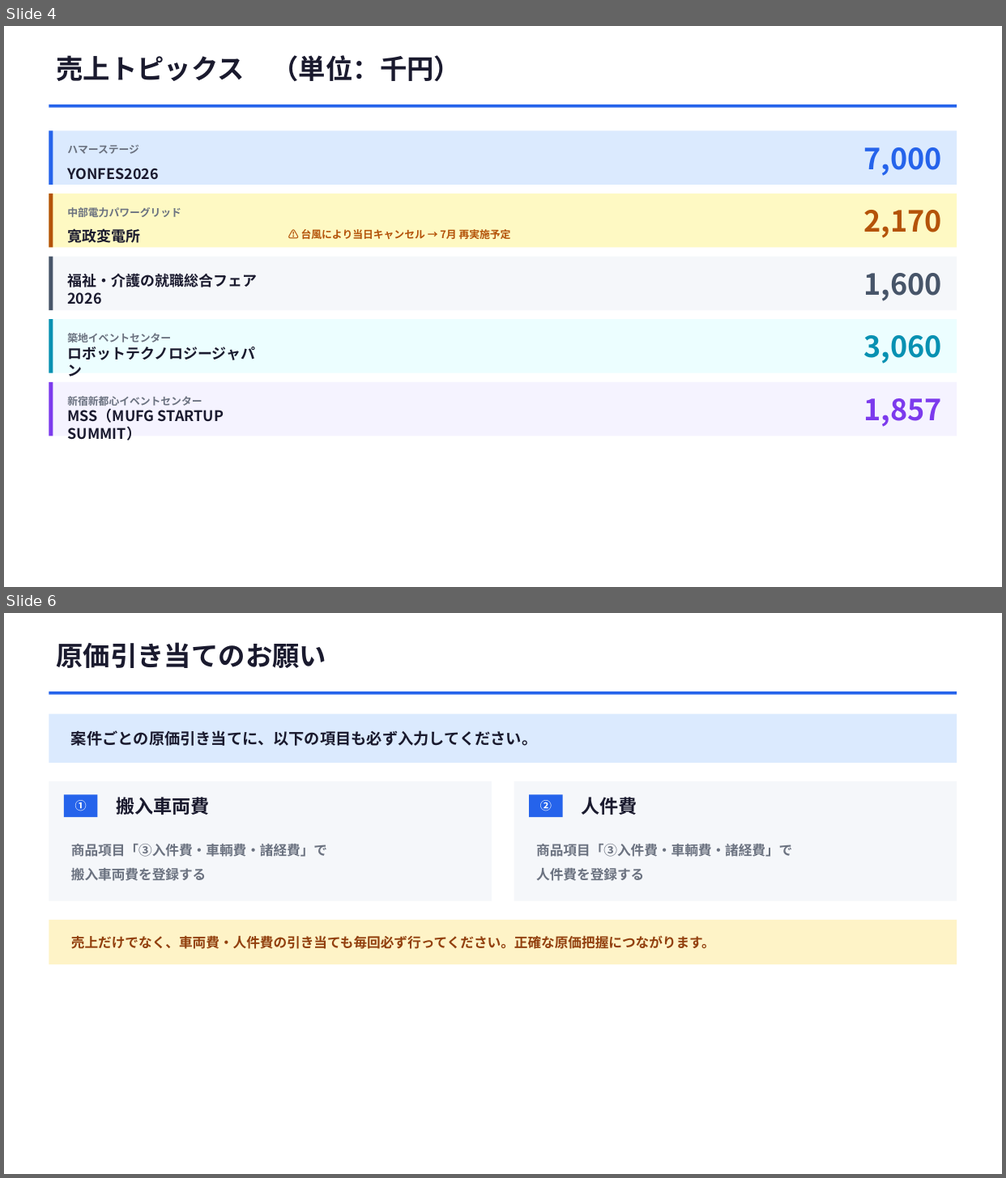
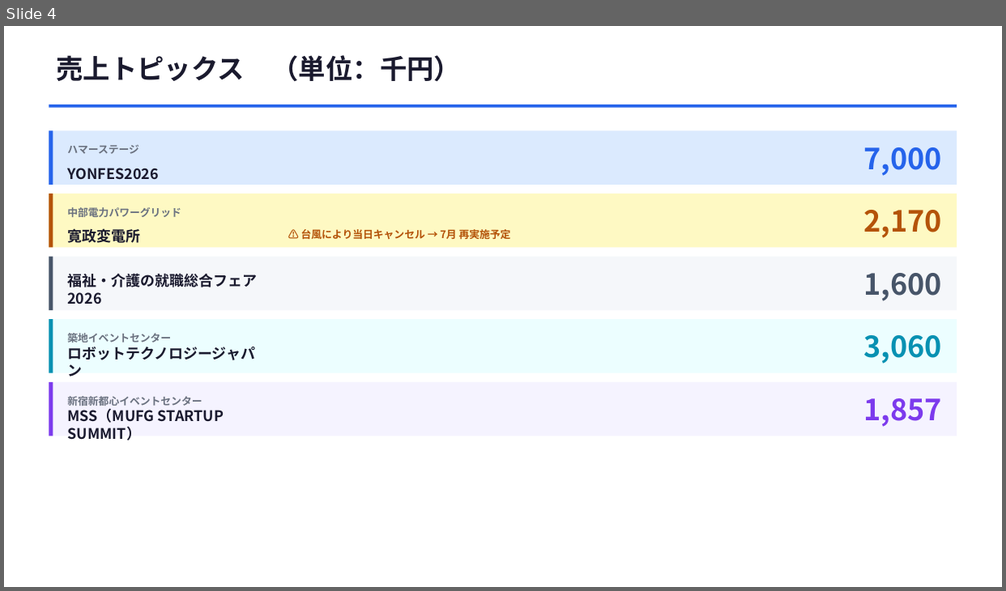
Before and after one commit to horihorihorihorichiz/-, a slide deck: slides/exports/営業会議_2026年7月度.pptx. Shown one above the other, each under a label of ours: slides 4 and 6 before the commit, slide 4 after it; the slides between them are not shown. The pictures are 1006x1178 and 1006x591 pixels, drawn with LibreOffice and Linux fonts; fonts in the diff are those of the drawing. Boxes give left, top, right and bottom in pixels: in the first picture for what was removed or moved away, otherwise in the second. Text is boxed around its words. In the diff, an @@ line names an element or a change of style, - is before the commit and + after.

```diff
--- a/slides/exports/営業会議_2026年7月度.pptx
+++ b/slides/exports/営業会議_2026年7月度.pptx
@@ slide 6 removed at (x1=4, y1=613, x2=1002, y2=1174), background #FFFFFF @@
@@ text removed at (x1=56, y1=642, x2=326, y2=668) @@
-原価引き当てのお願い
@@ rectangle removed at (x1=49, y1=692, x2=957, y2=695) @@
@@ rectangle removed at (x1=49, y1=714, x2=957, y2=763) @@
@@ text removed at (x1=71, y1=730, x2=537, y2=746) @@
-案件ごとの原価引き当てに、以下の項目も必ず入力してください。
@@ rectangle removed at (x1=49, y1=781, x2=492, y2=901) @@
@@ rectangle removed at (x1=514, y1=781, x2=957, y2=901) @@
@@ rectangle removed at (x1=64, y1=795, x2=98, y2=817) @@
@@ text removed at (x1=75, y1=800, x2=87, y2=811) @@
-①
@@ text removed at (x1=116, y1=797, x2=209, y2=815) @@
-搬入車両費
@@ rectangle removed at (x1=529, y1=795, x2=562, y2=817) @@
@@ text removed at (x1=540, y1=800, x2=552, y2=811) @@
-②
@@ text removed at (x1=582, y1=797, x2=637, y2=815) @@
-人件費
@@ text removed at (x1=71, y1=844, x2=327, y2=881) @@
-商品項目「③入件費・車輌費・諸経費」で
-搬入車両費を登録する
@@ text removed at (x1=536, y1=844, x2=792, y2=881) @@
-商品項目「③入件費・車輌費・諸経費」で
-人件費を登録する
@@ rectangle removed at (x1=49, y1=920, x2=957, y2=965) @@
@@ text removed at (x1=71, y1=936, x2=715, y2=949) @@
-売上だけでなく、車両費・人件費の引き当ても毎回必ず行ってください。正確な原価把握につながります。
```
Also in this commit, not shown: 1 other slide removed, 2 other files.
